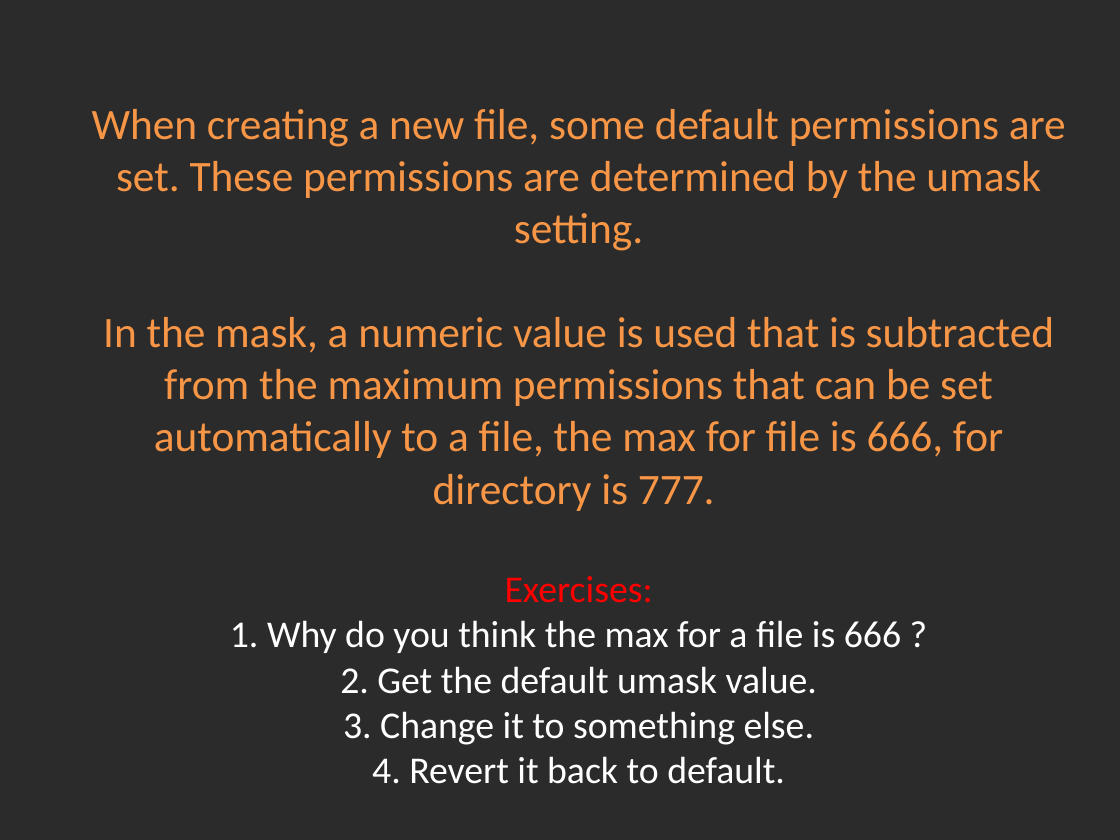
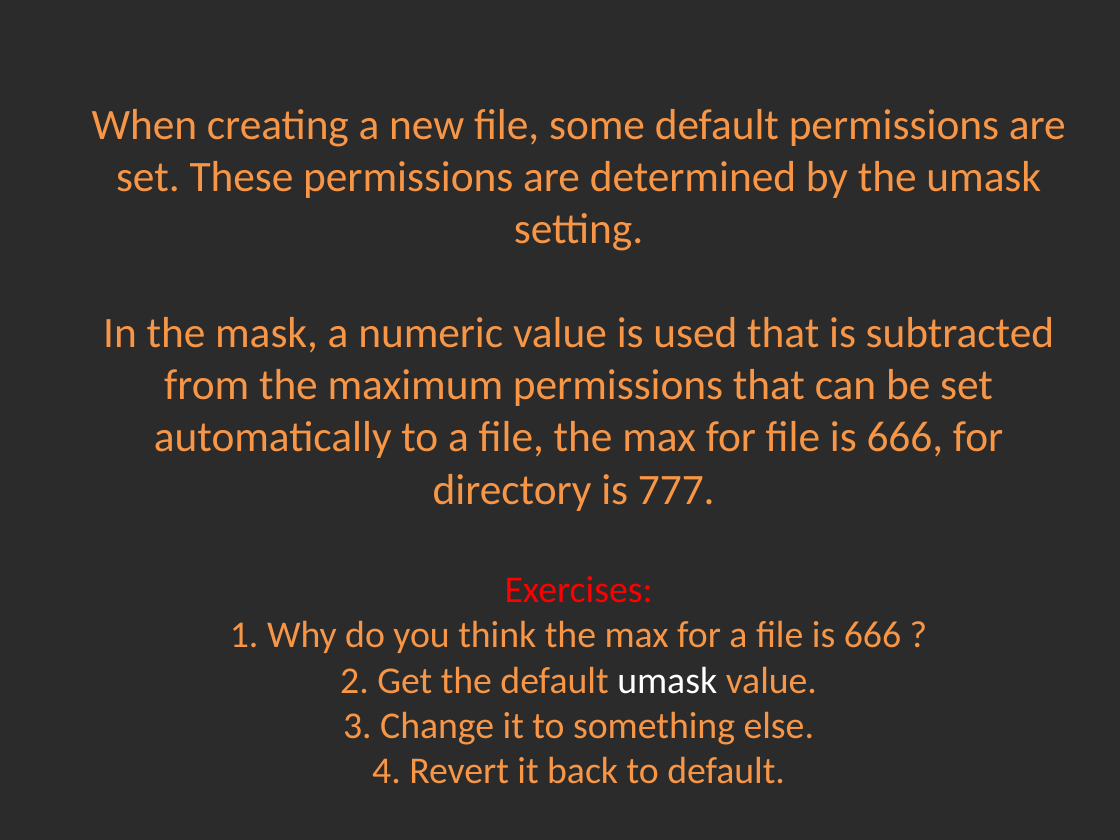
Before and after one commit to Academy-Soft-Intellect/Linux-Course, a slide deck: slide 4 of 5.Permissions/05-PermissionsAndAccessControlLists.pptx. Drawn at 1120x840 pixels with LibreOffice and Linux fonts; fonts in the diff are those of the drawing; background and template pictures are left out; a plain dark background stands for a picture behind light text. Boxes give left, top, right and bottom in pixels: in the first picture for what was removed or moved away, otherwise in the second. Text is boxed around its words. In the diff, an @@ line names an element or a change of style, - is before the commit and + after.

```diff
--- a/5.Permissions/05-PermissionsAndAccessControlLists.pptx
+++ b/5.Permissions/05-PermissionsAndAccessControlLists.pptx
@@ title "When creating a new file, ..." at bbox=[92, 109, 1066, 784]: text colour #FFFFFF to #F79646 in "1. Why do you think the max ..." @@
```
Also in this commit, not shown: 3 other slides changed, 4 other files.
